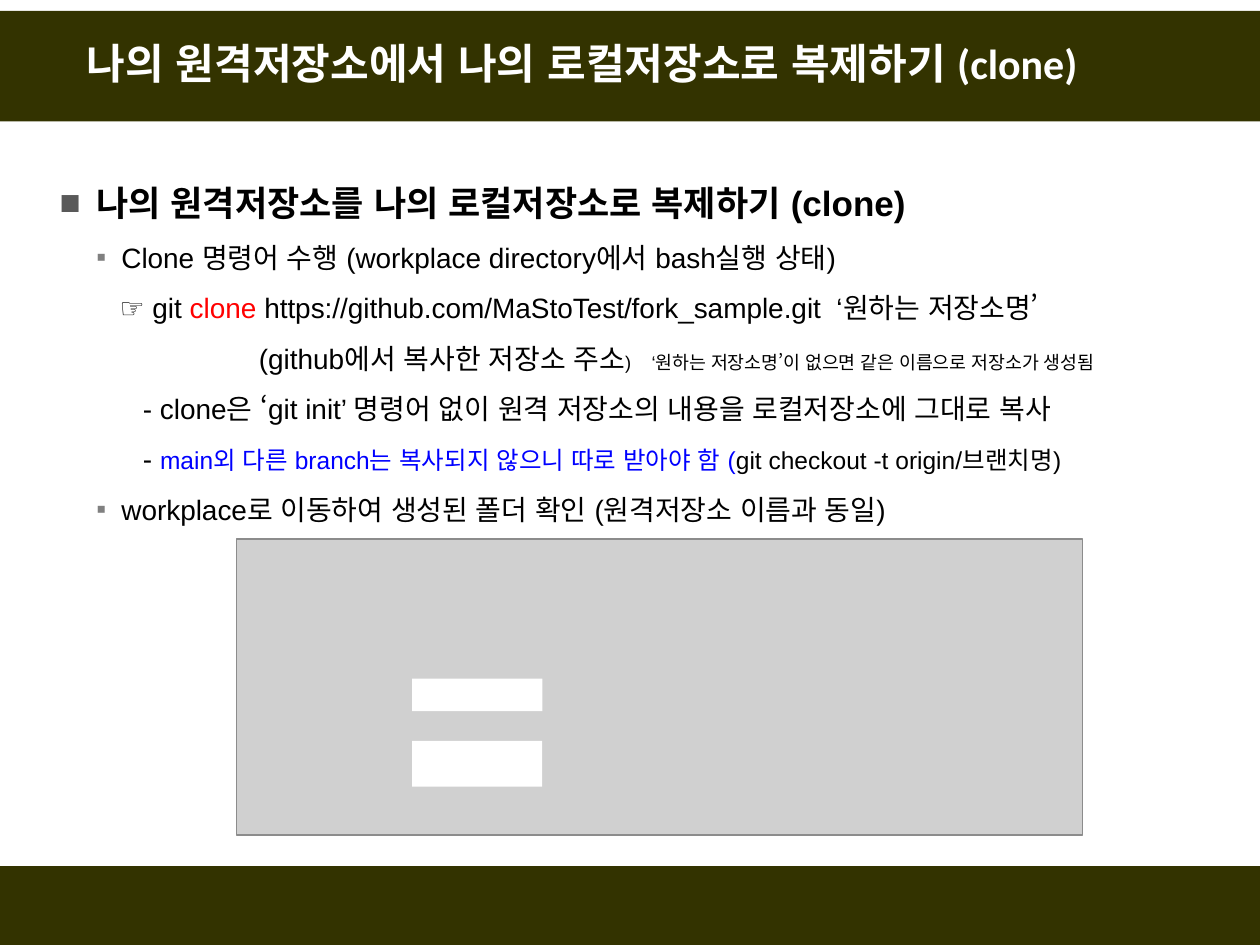
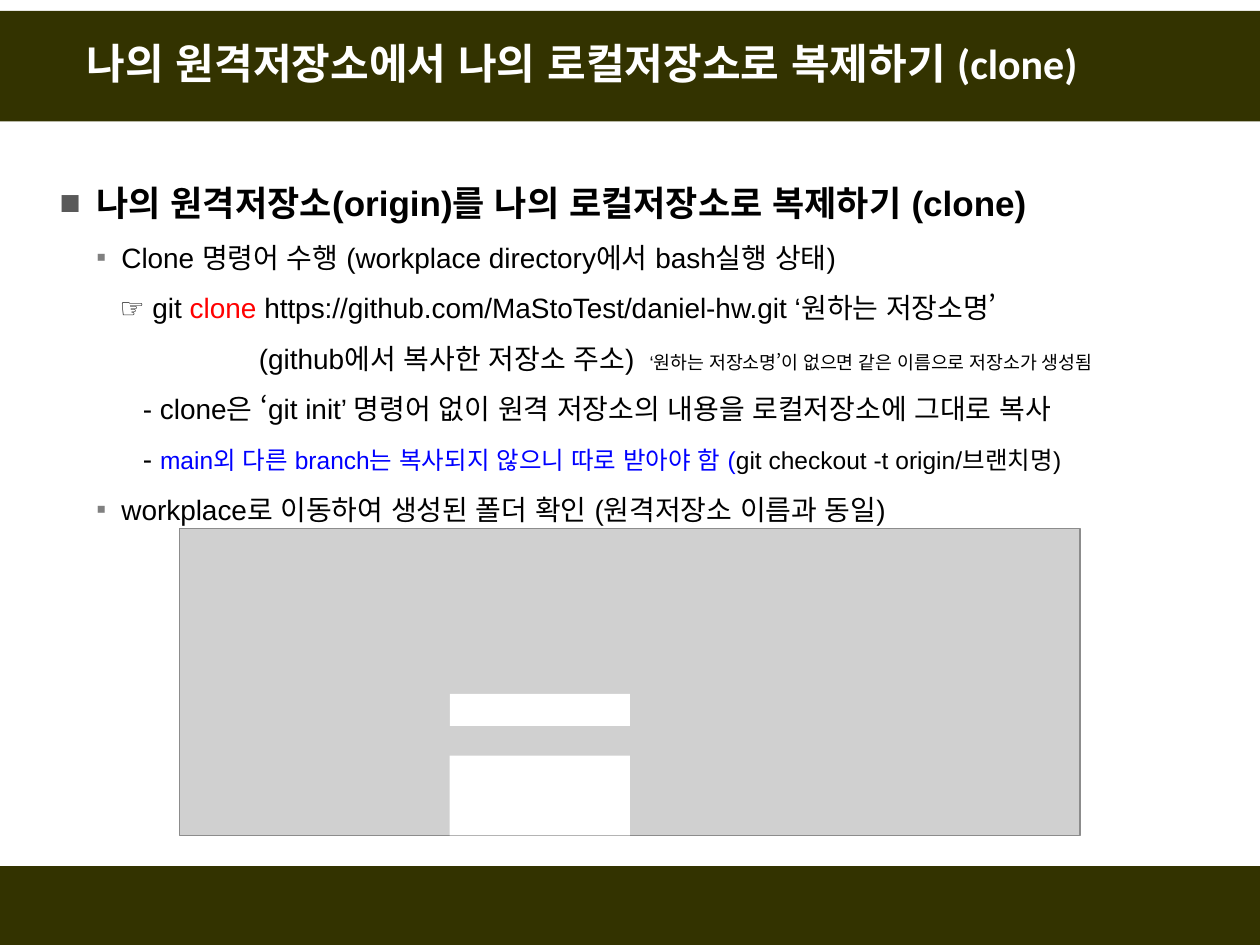
Before and after one commit to fasthill/github-lecture, a slide deck: slide 11 of git및github첫걸음3-forkclonePR.pptx. Drawn at 1260x945 pixels with LibreOffice and Linux fonts; fonts in the diff are those of the drawing; grey boxes stand for pictures. Boxes give left, top, right and bottom in pixels: in the first picture for what was removed or moved away, otherwise in the second. Text is boxed around its words. In the diff, an @@ line names an element or a change of style, - is before the commit and + after.

```diff
--- a/git및github첫걸음3-forkclonePR.pptx
+++ b/git및github첫걸음3-forkclonePR.pptx
@@ text at box(96, 186, 1027, 224): text changed @@
-■ 나의 원격저장소를 나의 로컬저장소로 복제하기 (clone)
+■ 나의 원격저장소(origin)를 나의 로컬저장소로 복제하기 (clone)
@@ text at box(152, 293, 997, 323): text changed @@
-  ☞ git clone https://github.com/MaStoTest/fork_sample.git ‘원하는 저장소명’
+  ☞ git clone https://github.com/MaStoTest/daniel-hw.git ‘원하는 저장소명’
@@ text at box(259, 346, 1092, 375): size 10.5 to 16 pt in "주소)" @@
@@ picture: place and size @@
-picture at box(236, 539, 1082, 835)
+picture at box(180, 528, 1081, 835)
@@ rectangle: place and size @@
-rectangle at box(412, 679, 542, 712)
+rectangle at box(450, 694, 630, 726)
@@ rectangle: place and size @@
-rectangle at box(412, 741, 542, 786)
+rectangle at box(450, 756, 630, 835)
```
Also in this commit, not shown: 31 other slides changed, 2 slides added.
